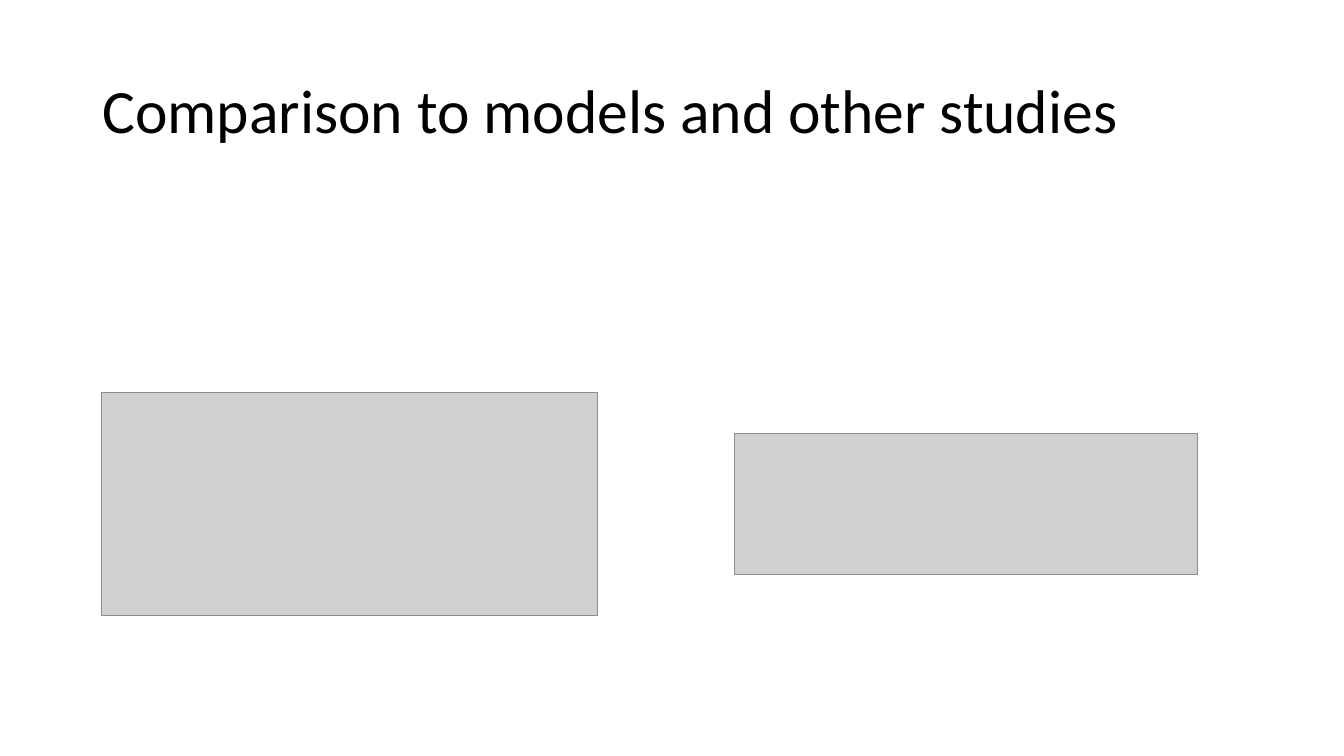
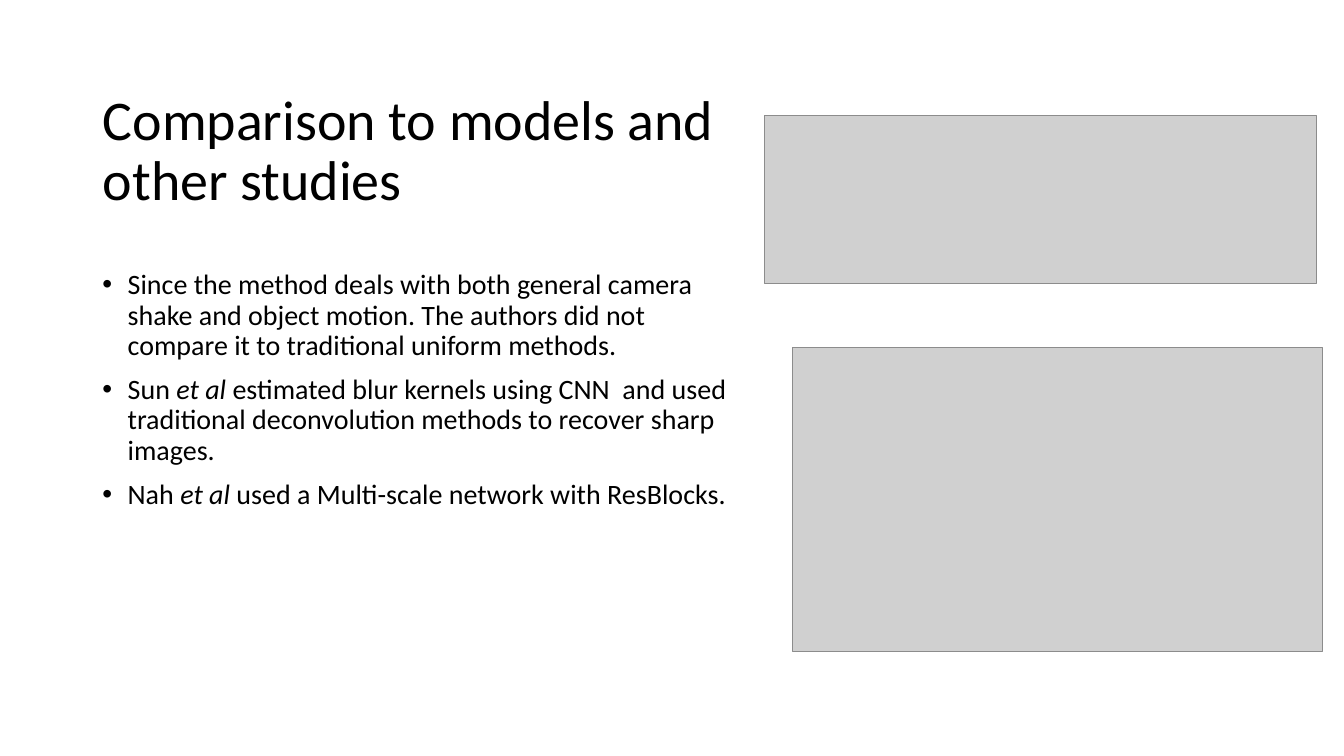
Before and after one commit to Tomlevron/Digital-image-processing, a slide deck: slide 24 of Slideshow/Scale-recurrent network for deblurring.pptx. Drawn at 1344x756 pixels with LibreOffice and Linux fonts; fonts in the diff are those of the drawing; grey boxes stand for pictures. Boxes give left, top, right and bottom in pixels: in the first picture for what was removed or moved away, otherwise in the second. Text is boxed around its words. In the diff, an @@ line names an element or a change of style, - is before the commit and + after.

```diff
--- a/Slideshow/Scale-recurrent network for deblurring.pptx
+++ b/Slideshow/Scale-recurrent network for deblurring.pptx
@@ title "Comparison to models and other ...": place and size @@
-title "Comparison to models and other ..." at box(102, 90, 1118, 143)
+title "Comparison to models and other ..." at box(103, 101, 714, 201)
@@ title "Comparison to models and other ..." at box(103, 101, 714, 201): size 44 to 40 pt @@
@@ picture: place and size @@
-picture at box(734, 434, 1197, 575)
+picture at box(764, 116, 1317, 283)
@@ text added at box(128, 274, 726, 505), 20 pt, text #000000 @@
+• Since the method deals with both general camera shake and object motion. The authors did not compare it to traditional uniform methods.
+• Sun et al estimated blur kernels using CNN and used traditional deconvolution methods to recover sharp images.
+• Nah et al used a Multi-scale network with ResBlocks.
@@ picture added at box(792, 348, 1323, 651) @@
@@ picture removed at box(102, 393, 598, 616) @@
```
Also in this commit, not shown: 6 other slides changed.
